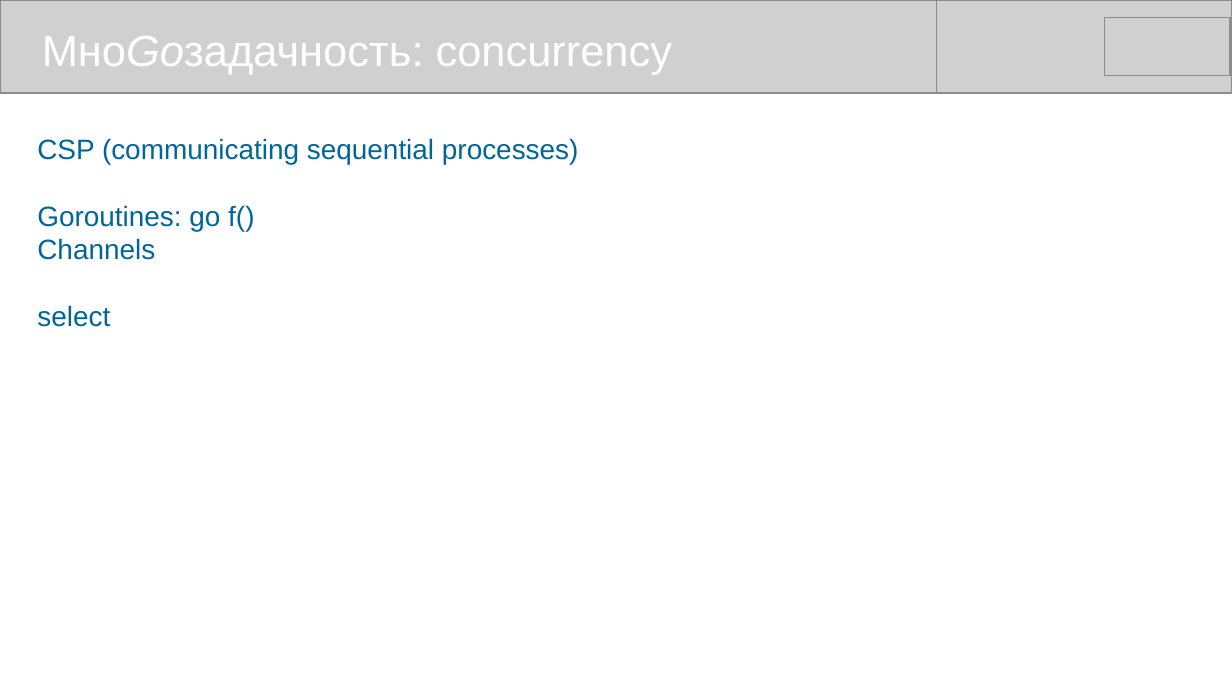
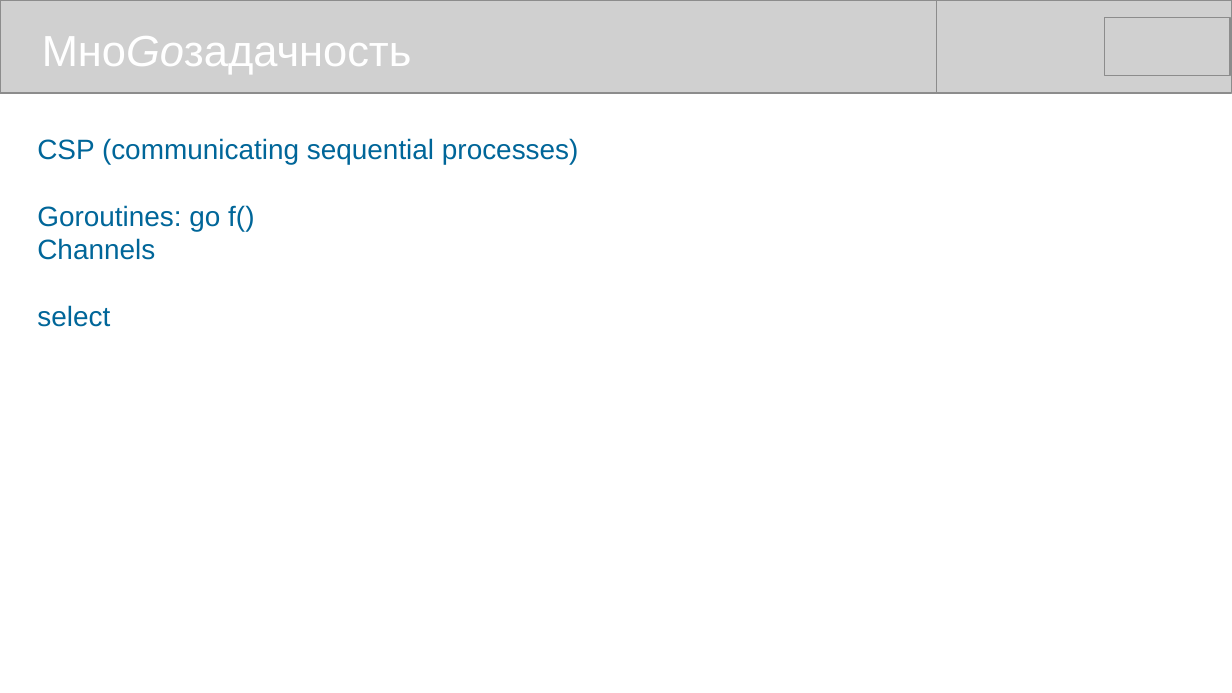
Before and after one commit to mike-shock/Go_language, a slide deck: slide 40 of Go_Review.odp (slide 41 before the commit). Drawn at 1232x693 pixels with LibreOffice and Linux fonts; fonts in the diff are those of the drawing; grey boxes stand for pictures. Boxes give left, top, right and bottom in pixels: in the first picture for what was removed or moved away, otherwise in the second. Text is boxed around its words. In the diff, an @@ line names an element or a change of style, - is before the commit and + after.

```diff
--- a/Go_Review.odp
+++ b/Go_Review.odp
@@ text at (42, 36, 412, 74): text changed @@
-МноGoзадачность: concurrency
+МноGoзадачность
```
Also in this commit, not shown: 16 other slides changed, 1 slide removed.
